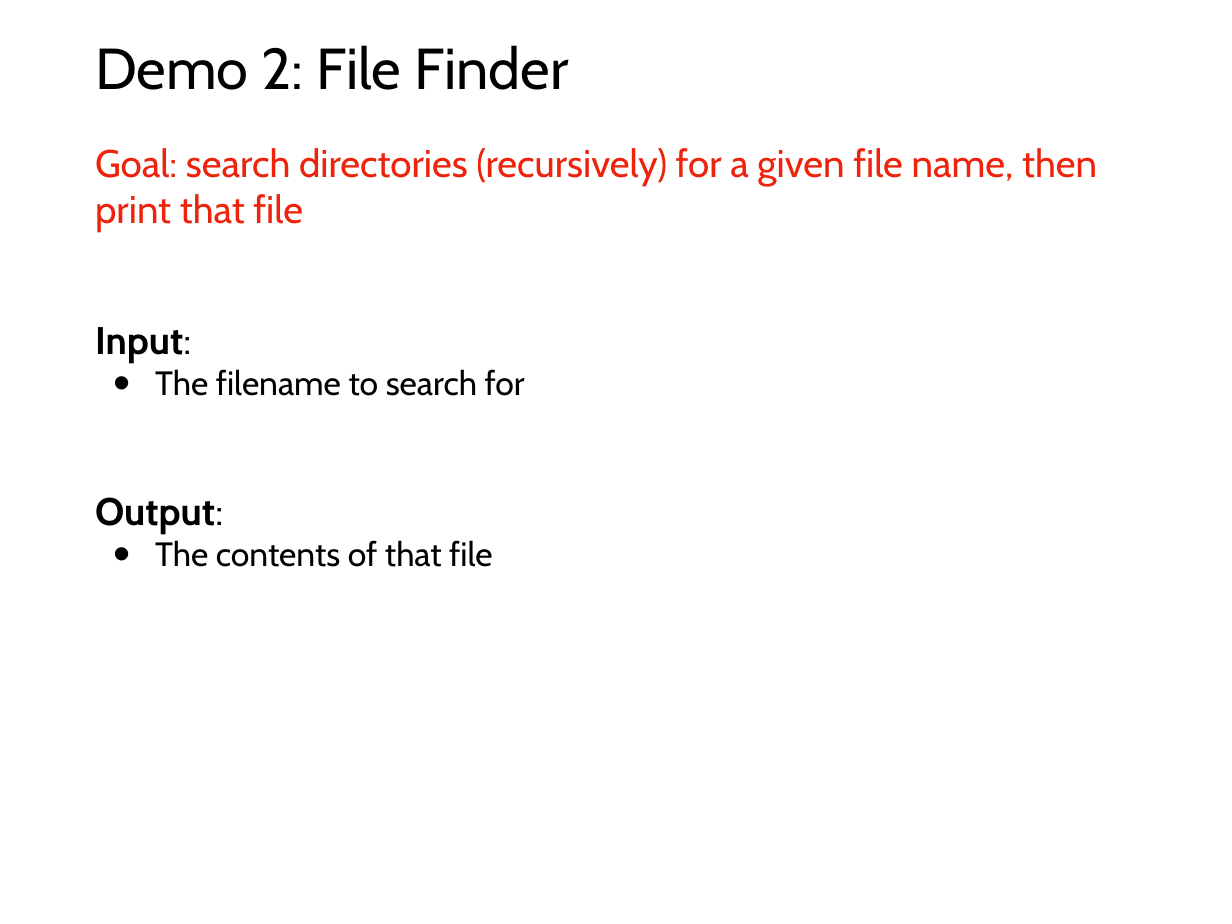
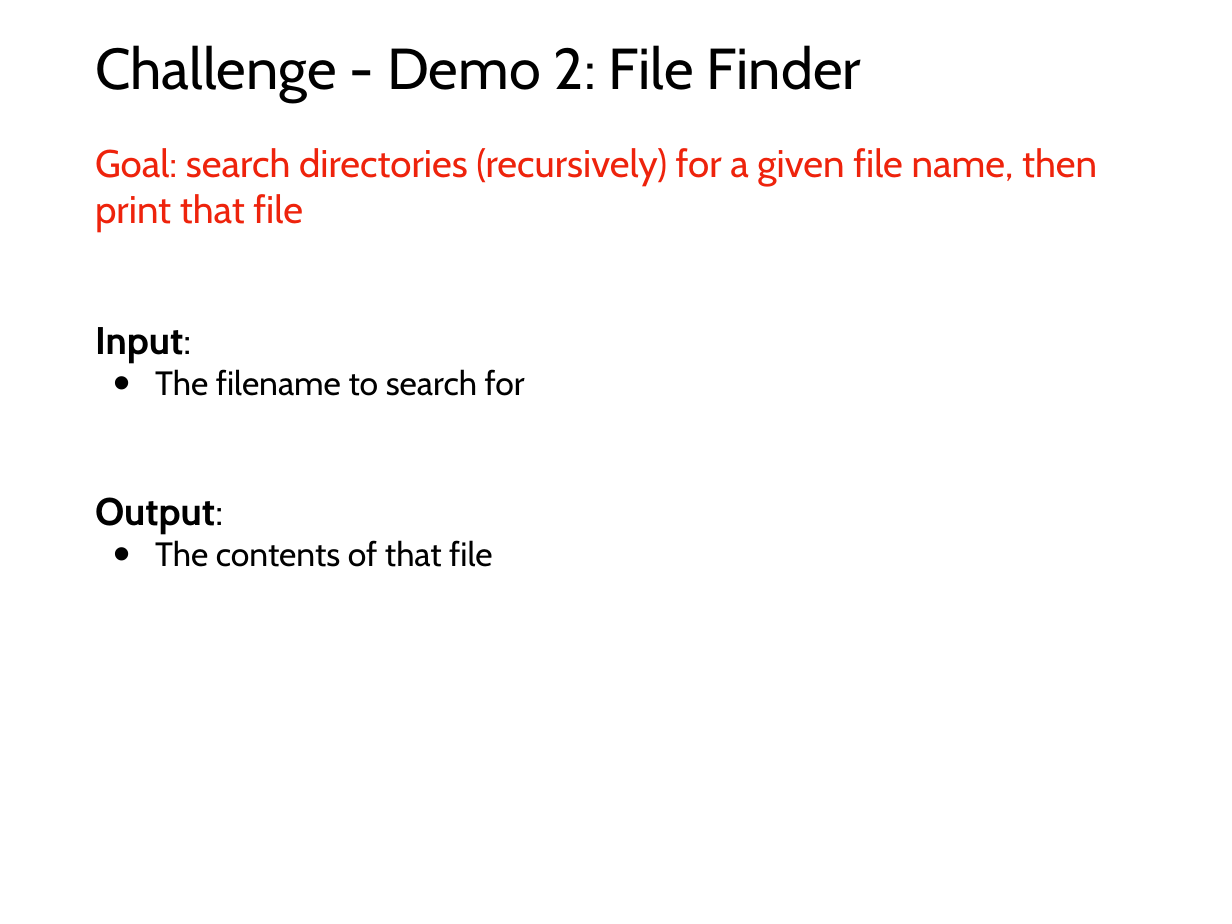
Before and after one commit to tylerharter/caraza-harter-com, a slide deck: slide 56 of tyler/meena/cs220/s21/materials/lec_27_S21.pptx (slide 55 before the commit). Drawn at 1232x924 pixels with LibreOffice and Linux fonts; fonts in the diff are those of the drawing. Boxes give left, top, right and bottom in pixels: in the first picture for what was removed or moved away, otherwise in the second. Text is boxed around its words. In the diff, an @@ line names an element or a change of style, - is before the commit and + after.

```diff
--- a/tyler/meena/cs220/s21/materials/lec_27_S21.pptx
+++ b/tyler/meena/cs220/s21/materials/lec_27_S21.pptx
@@ title at bbox=[95, 45, 861, 102]: text changed @@
-Demo 2: File Finder
+Challenge - Demo 2: File Finder
```
Also in this commit, not shown: 1 other slide changed, 2 slides added, 4 other files.
